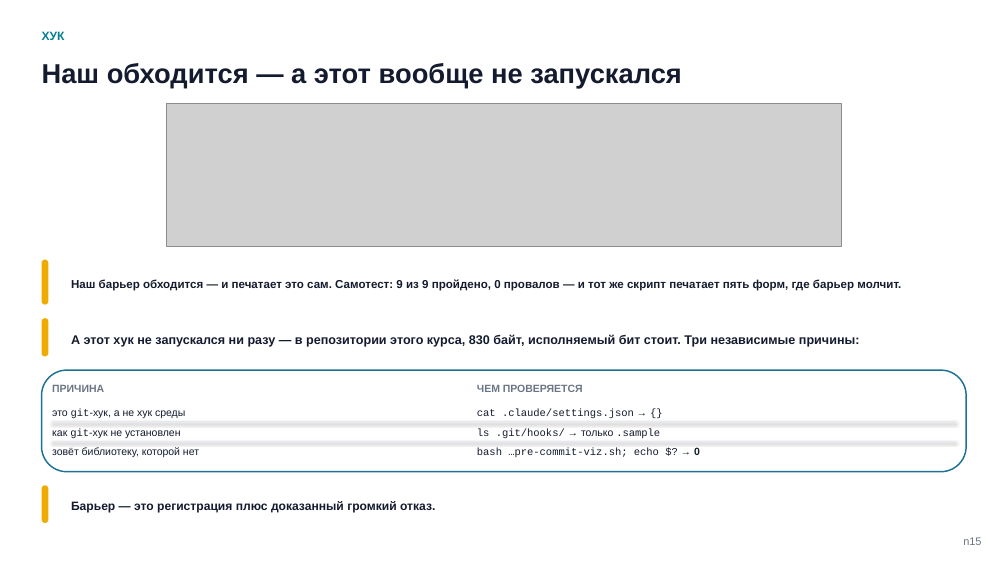
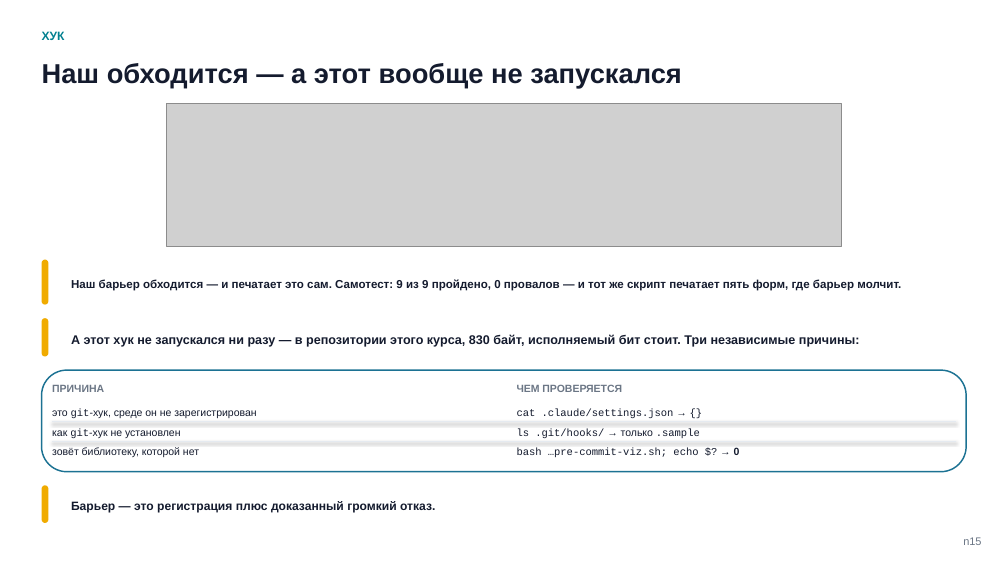
Before and after one commit to tellina-study/AI-usage-lessons, a slide deck: slide 15 of library/seminars/sem-05/rendered/sem-05-n.pptx. Drawn at 1008x567 pixels with LibreOffice and Linux fonts; fonts in the diff are those of the drawing; grey boxes stand for pictures. Boxes give left, top, right and bottom in pixels: in the first picture for what was removed or moved away, otherwise in the second. Text is boxed around its words. In the diff, an @@ line names an element or a change of style, - is before the commit and + after.

```diff
--- a/library/seminars/sem-05/rendered/sem-05-n.pptx
+++ b/library/seminars/sem-05/rendered/sem-05-n.pptx
@@ text "ЧЕМ ПРОВЕРЯЕТСЯ": place and size @@
-text "ЧЕМ ПРОВЕРЯЕТСЯ" at box(477, 385, 583, 392)
+text "ЧЕМ ПРОВЕРЯЕТСЯ" at box(517, 385, 622, 392)
@@ text at box(52, 409, 256, 418): text changed @@
-это git-хук, а не хук среды
+это git-хук, среде он не зарегистрирован
@@ text "cat .claude/settings.json → {}": place and size @@
-text "cat .claude/settings.json → {}" at box(477, 409, 634, 418)
+text "cat .claude/settings.json → {}" at box(517, 409, 674, 418)
@@ text "ls .git/hooks/ → только .sample": place and size @@
-text "ls .git/hooks/ → только .sample" at box(477, 428, 660, 438)
+text "ls .git/hooks/ → только .sample" at box(517, 428, 700, 438)
@@ text "bash …pre-commit-viz.sh; echo $? → ...": place and size @@
-text "bash …pre-commit-viz.sh; echo $? → ..." at box(477, 447, 700, 457)
+text "bash …pre-commit-viz.sh; echo $? → ..." at box(517, 447, 740, 457)
```
Also in this commit, not shown: 25 other slides changed, 2 slides added, 2 slides removed, 28 other files.
